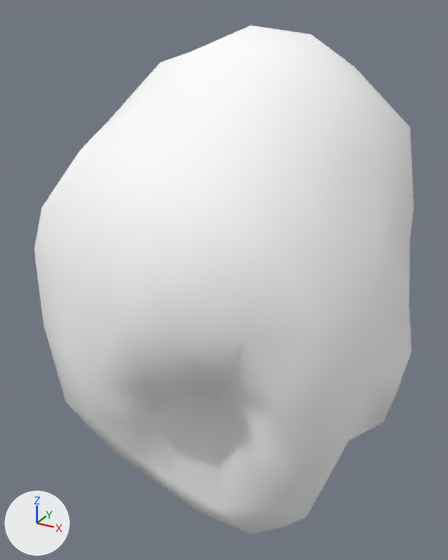
An edit to the glTF model assets/asteroids/asteroid_sml_24.glb, drawn before and after from the same camera.
The view is the same before and after, from a 50 mm camera at (1.08, -2.16, 1.21) aimed at (-0.12, 0.01, 0.12). The axes (+X, +Y, +Z) are drawn at lower left. The lights are the same throughout. The first picture is the older version. Vertices at exactly the same position are counted once.

Script lines for the objects in view, before the commit:
```python
mat_rock_asteroid_sml_24 = principled_material('Rock_asteroid_sml_24')
mat_rock_asteroid_sml_24.base_color = (1.0, 1.0, 1.0)  # white #ffffff
mat_rock_asteroid_sml_24.metallic = 0.0222
mat_rock_asteroid_sml_24.roughness = 0.861
me_icosphere = bpy.data.meshes.new('Icosphere')
me_icosphere.from_pydata(...)  # 162 vertices, 320 faces; spans x -0.88..0.71, y -0.76..0.78, z -0.99..1.15
me_icosphere.materials.append(mat_rock_asteroid_sml_24)  # white #ffffff
ob_asteroid_sml_24 = bpy.data.objects.new('asteroid_sml_24', me_icosphere)
ob_asteroid_sml_24.location = (0.0, 0.0, 0.0)
```
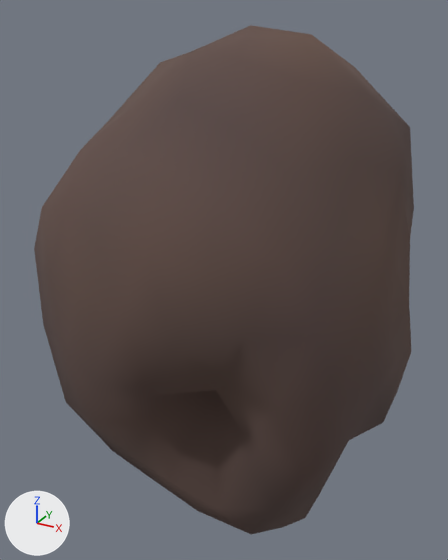
The change, as a list of edits to the scene's bpy script:
```text
Change mat_rock_asteroid_sml_24:
    where n0 = _N.new('ShaderNodeBsdfPrincipled'); n0.name = 'Principled BSDF'
    remove n0.inputs[0].default_value = (1.0, 1.0, 1.0, 1.0)  # 'Base Color', white #ffffff
    n0.inputs[1].default_value: 0.0222 -> 0.0303  # 'Metallic'
    n0.inputs[2].default_value: 0.861 -> 0.964  # 'Roughness'
    add n2 = _N.new('ShaderNodeVertexColor'); n2.name = 'Color Attribute'
    add _L.new(n2.outputs[0], n0.inputs[0])  # 'Color' to 'Base Color'
Change me_icosphere:
    where me_icosphere.from_pydata(...)  # 162 vertices, 320 faces; spans x -0.88..0.71, y -0.76..0.78, z -0.99..1.15
    used by ob_asteroid_sml_24; location = (0.0, 0.0, 0.0)
    me_icosphere part 1: vertex colours changed
```

Where the change shows, as pixel boxes [x1, y1, x2, y2] in the pictures (448 x 560 px):
'asteroid_sml_24', recoloured (darker): [34, 25, 414, 534] in both
